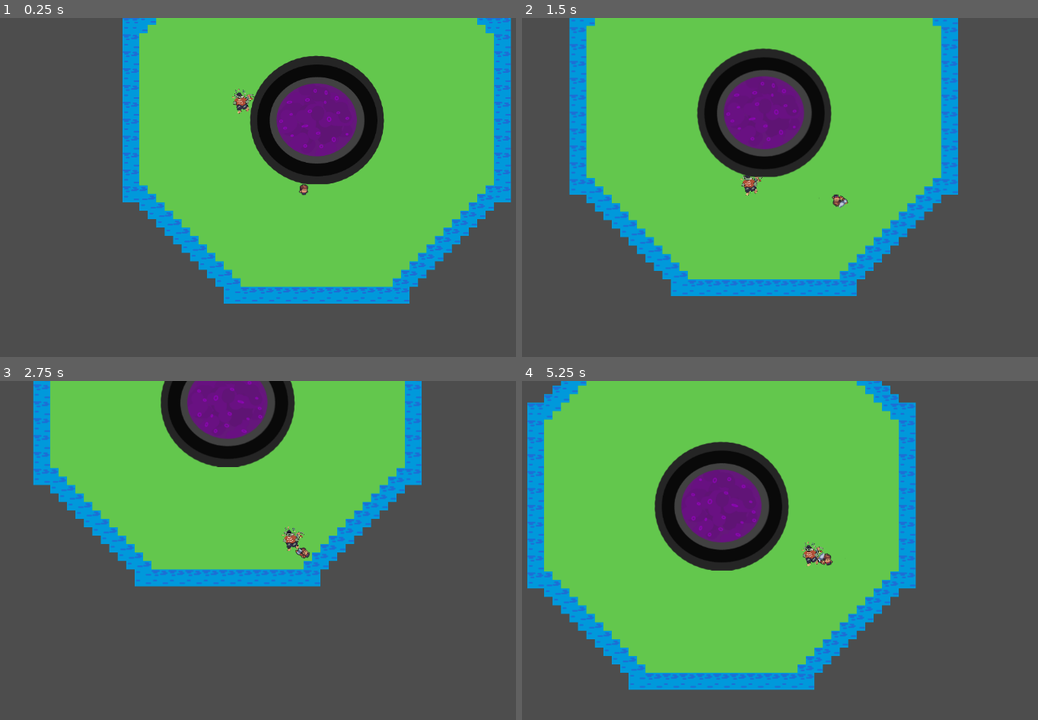
Above: before the commit, frames 1-4 (two rows, left to right).
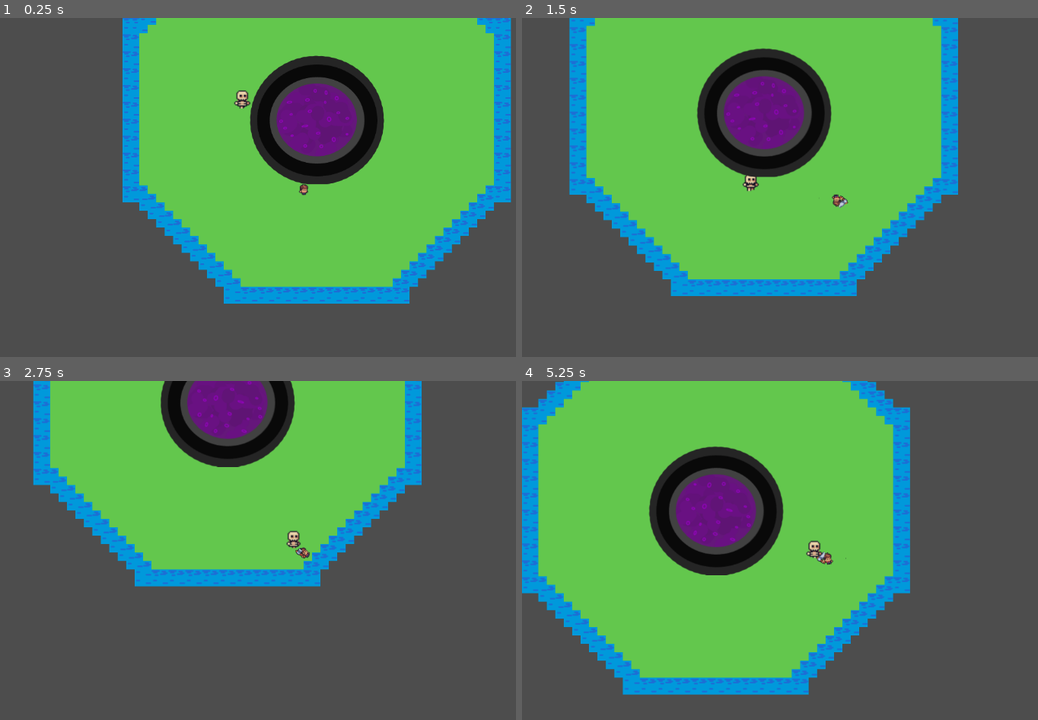
Above: after the commit, the same moments.

Repository: archimbald4488/FGJ2025
Game: Godot game, scene res://scenes/map.tscn
The game is run twice, just before and just after one commit, with the same random seed, the same clock (stepped at 60 frames per second) and the same inputs.
Inputs (mouse positions are in pixels of both pictures, inside the frame that each line leads up to):
- Up to frame 1 (0.25 s): no input
- Up to frame 2 (1.5 s): move the mouse to (960, 170) at 0.52 s; hold D (right) 0.53-1.28 s; click (960, 170) at 0.6 s; move the mouse to (702, 204) at 1.27 s; hold S (down) from 1.28 s (still down); click (702, 204) at 1.35 s
- Up to frame 3 (2.75 s): move the mouse to (366, 475) at 2.02 s; release S (down) at 2.03 s; hold D (right) from 2.03 s (still down); click (366, 475) at 2.1 s
- Up to frame 4 (5.25 s): move the mouse to (795, 621) at 2.77 s; release D (right) at 2.78 s; hold W (up) 2.78-3.53 s; click (795, 621) at 2.85 s; tap Enter at 3.5 s; move the mouse to (1007, 604) at 3.52 s; hold A (left) 3.53-5.03 s; click (1007, 604) at 3.6 s; move the mouse to (645, 499) at 4.27 s; click (645, 499) at 4.35 s; move the mouse to (857, 550) at 5.02 s; hold S (down) from 5.03 s (still down); click (857, 550) at 5.1 s

The runs differ from the first frame. In frame 1, 0.2% of the frame differs, in the area x 44-50%, y 20-29%; in frame 2, 0.1%; in frame 3, 0.2%; in frame 4, 12%, in the area x 0-77%, y 0-93%.

Commit message:
Skabledong returns

Diff:
--- a/scenes/enemies/lisko_enemy.tscn
+++ b/scenes/enemies/lisko_enemy.tscn
@@ -1,11 +1,75 @@
-[gd_scene load_steps=4 format=3 uid="uid://d4lg643btasi1"]
+[gd_scene load_steps=13 format=3 uid="uid://d4lg643btasi1"]
 
-[ext_resource type="Texture2D" uid="uid://0bd7q8qfrrb" path="res://assets/FGJ Assets/02. Characters/FGJ25_Diplocaulus3.PNG" id="1_0f3ec"]
 [ext_resource type="Script" path="res://scenes/enemies/lisko_enemy.gd" id="1_u6k1c"]
+[ext_resource type="Texture2D" uid="uid://kl7j3anwui7q" path="res://assets/Sunnyside assets/CHARACTERS/ANIMATION/SKELETON/PNG/skeleton_walk_strip8.png" id="2_rdma8"]
 
 [sub_resource type="CapsuleShape2D" id="CapsuleShape2D_vqcsq"]
-radius = 192.05
-height = 422.38
+radius = 155.0
+height = 394.0
+
+[sub_resource type="AtlasTexture" id="AtlasTexture_n5v6d"]
+atlas = ExtResource("2_rdma8")
+region = Rect2(672, 0, 96, 64)
+
+[sub_resource type="AtlasTexture" id="AtlasTexture_45va1"]
+atlas = ExtResource("2_rdma8")
+region = Rect2(576, 0, 96, 64)
+
+[sub_resource type="AtlasTexture" id="AtlasTexture_yh7l5"]
+atlas = ExtResource("2_rdma8")
+region = Rect2(480, 0, 96, 64)
+
+[sub_resource type="AtlasTexture" id="AtlasTexture_i53w5"]
+atlas = ExtResource("2_rdma8")
+region = Rect2(384, 0, 96, 64)
+
+[sub_resource type="AtlasTexture" id="AtlasTexture_a5jc6"]
+atlas = ExtResource("2_rdma8")
+region = Rect2(288, 0, 96, 64)
+
+[sub_resource type="AtlasTexture" id="AtlasTexture_nscly"]
+atlas = ExtResource("2_rdma8")
+region = Rect2(192, 0, 96, 64)
+
+[sub_resource type="AtlasTexture" id="AtlasTexture_64ljf"]
+atlas = ExtResource("2_rdma8")
+region = Rect2(96, 0, 96, 64)
+
+[sub_resource type="AtlasTexture" id="AtlasTexture_8c62d"]
+atlas = ExtResource("2_rdma8")
+region = Rect2(0, 0, 96, 64)
+
+[sub_resource type="SpriteFrames" id="SpriteFrames_ealuh"]
+animations = [{
+"frames": [{
+"duration": 1.0,
+"texture": SubResource("AtlasTexture_n5v6d")
+}, {
+"duration": 1.0,
+"texture": SubResource("AtlasTexture_45va1")
+}, {
+"duration": 1.0,
+"texture": SubResource("AtlasTexture_yh7l5")
+}, {
+"duration": 1.0,
+"texture": SubResource("AtlasTexture_i53w5")
+}, {
+"duration": 1.0,
+"texture": SubResource("AtlasTexture_a5jc6")
+}, {
+"duration": 1.0,
+"texture": SubResource("AtlasTexture_nscly")
+}, {
+"duration": 1.0,
+"texture": SubResource("AtlasTexture_64ljf")
+}, {
+"duration": 1.0,
+"texture": SubResource("AtlasTexture_8c62d")
+}],
+"loop": true,
+"name": &"walk",
+"speed": 5.0
+}]
 
 [node name="LiskoEnemy" type="CharacterBody2D" groups=["Enemy"]]
 collision_layer = 4
@@ -16,11 +80,16 @@
 metadata/_edit_group_ = true
 
 [node name="CollisionShape2D" type="CollisionShape2D" parent="."]
+position = Vector2(-4, -26)
 shape = SubResource("CapsuleShape2D_vqcsq")
 
-[node name="Sprite2D" type="Sprite2D" parent="."]
-scale = Vector2(0.2, 0.2)
-texture = ExtResource("1_0f3ec")
+[node name="Sprite2D" type="AnimatedSprite2D" parent="."]
+position = Vector2(-2014, 1174)
+scale = Vector2(20, 20)
+sprite_frames = SubResource("SpriteFrames_ealuh")
+animation = &"walk"
+autoplay = "walk"
+frame_progress = 0.585881
 offset = Vector2(100, -60)
 
 [node name="NavigationAgent2D" type="NavigationAgent2D" parent="."]
Not shown: 1 places in scenes/map.tscn that only renumber resources
